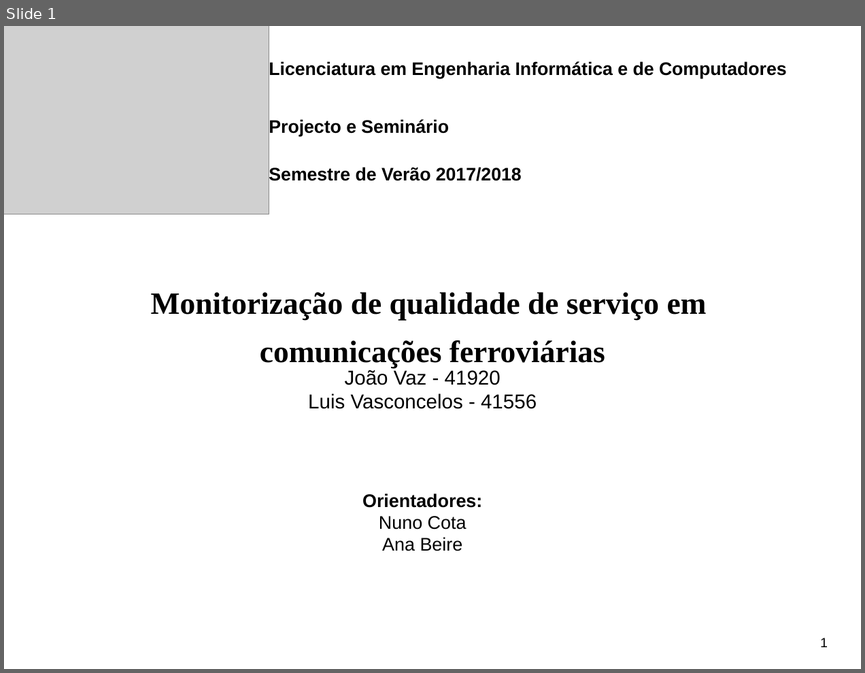
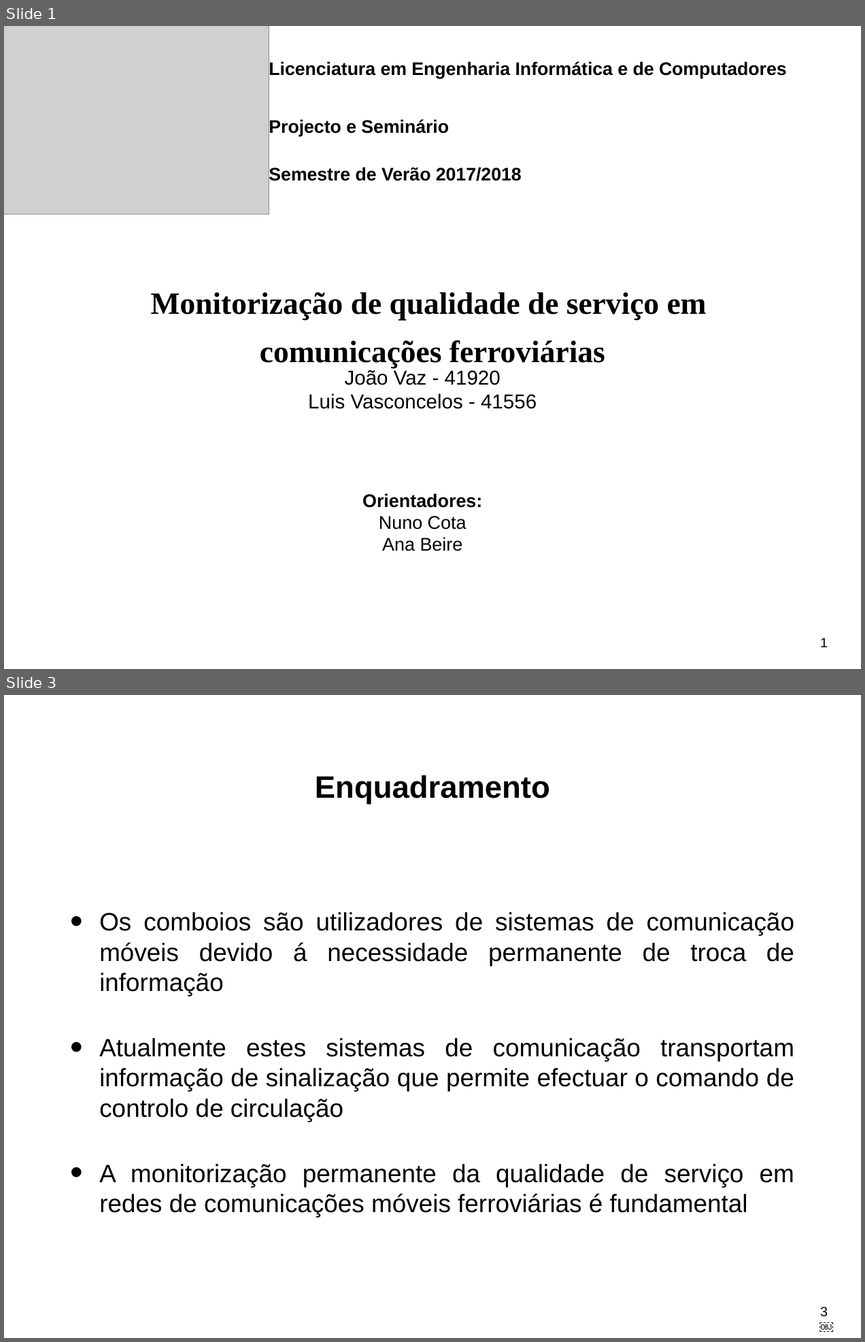
Before and after one commit to LikaV1996/ProjectoFinaldeCurso, a slide deck: AppFinalDeProjecto.pptx. Shown one above the other, each under a label of ours: slide 1 before the commit, slides 1 and 3 after it; the slides between them are not shown. The pictures are 865x673 and 865x1342 pixels, drawn with LibreOffice and Linux fonts; fonts in the diff are those of the drawing; grey boxes stand for pictures. Boxes give left, top, right and bottom in pixels: in the first picture for what was removed or moved away, otherwise in the second. Text is boxed around its words. In the diff, an @@ line names an element or a change of style, - is before the commit and + after.

```diff
--- a/AppFinalDeProjecto.pptx
+++ b/AppFinalDeProjecto.pptx
@@ slide 3 added at (4, 695, 861, 1338), background #FFFFFF @@
@@ title added at (315, 775, 550, 804), 37 pt, text #000000, bold @@
+Enquadramento
@@ text added at (99, 912, 794, 1217), 30 pt, text #000000 @@
+• Os comboios são utilizadores de sistemas de comunicação móveis devido á necessidade permanente de troca de informação
+• Atualmente estes sistemas de comunicação transportam informação de sinalização que permite efectuar o comando de controlo de circulação
+• A monitorização permanente da qualidade de serviço em redes de comunicações móveis ferroviárias é fundamental
@@ page number added at (820, 1306, 827, 1317), 16 pt, text #000000 @@
+3￼
```
Also in this commit, not shown: 7 slides changed, 8 other slides added, 4 slides removed, 4 other files.
